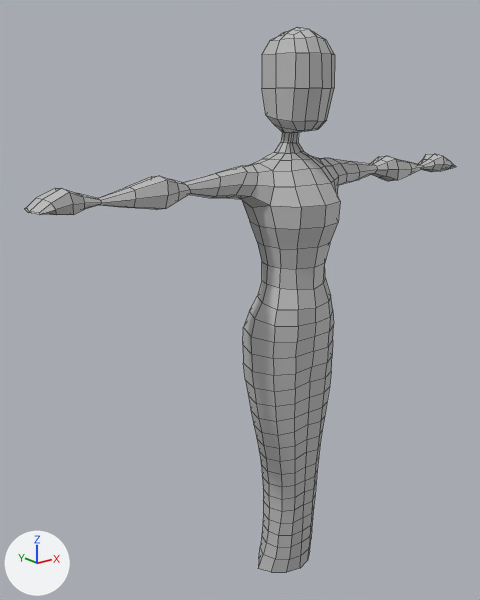
An edit to the FBX model Resources/Models/woman-idle.fbx, drawn before and after from the same camera.
Both versions are drawn from a 50 mm camera at (-0.0985, -0.1075, 0.1136) aimed at (-0.0079, 0.0058, 0.0683). The axes (+X, +Y, +Z) are drawn at lower left. The lights are the same throughout. Mesh edges are drawn as thin lines. Where no turn or scale is listed for an object, it has been applied to the vertices.
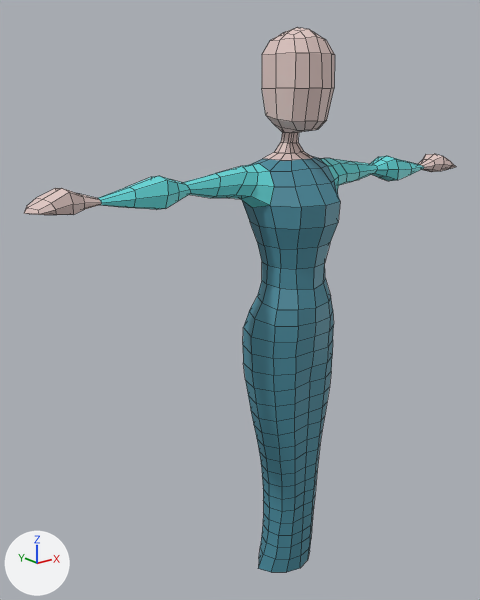
Edits to the bpy script that builds the scene:
```text
Add mat_surfaceshader3:
    mat_surfaceshader3 = principled_material('surfaceShader3')
    mat_surfaceshader3.base_color = (0.125, 0.695, 0.706)  # cyan #63d9db
Add mat_surfaceshader2:
    mat_surfaceshader2 = principled_material('surfaceShader2')
    mat_surfaceshader2.base_color = (0.765, 0.586, 0.555)  # light grey #e3c9c4
Add mat_surfaceshader1:
    mat_surfaceshader1 = principled_material('surfaceShader1')
    mat_surfaceshader1.base_color = (0.0692, 0.269, 0.353)  # cyan #4a8ea0
Change me_mesh:
    used by ob_polysurface1; location = (0.0, 0.0, 0.0)
    remove me_mesh.from_pydata(...)  # 639 vertices, 632 faces; spans x -0.0578..0.0586, y -0.0123..0.007, z 0.0..0.1259
    add me_mesh.from_pydata(...)  # 639 vertices, 632 faces; spans x -0.0586..0.0586, y -0.0123..0.007, z 0.0..0.1259
    me_mesh part 1: all 116 faces centred in x -0.0057..0.0057, y -0.0097..0.004, z 0.1006..0.1254 switch from mat_lambert1 (grey #bcbcbc) to mat_surfaceshader2 (light grey #e3c9c4)
    me_mesh part 2: all 36 faces centred in x -0.0574..-0.047, y -0.0041..0.0024, z 0.094..0.0975 switch from mat_lambert1 (grey #bcbcbc) to mat_surfaceshader2 (light grey #e3c9c4)
    me_mesh part 3: all 36 faces centred in x 0.047..0.0576, y -0.004..0.0024, z 0.094..0.0975 switch from mat_lambert1 (grey #bcbcbc) to mat_surfaceshader2 (light grey #e3c9c4)
    me_mesh part 4: 316 of the faces centred in x -0.0106..0.0106, y -0.0116..0.0064, z 0.0018..0.0996 switch from mat_lambert1 (grey #bcbcbc) to mat_surfaceshader1 (cyan #4a8ea0)
    me_mesh part 5: all 128 faces centred in x -0.0424..0.0424, y -0.0052..0.0037, z 0.0921..0.099 switch from mat_lambert1 (grey #bcbcbc) to mat_surfaceshader3 (cyan #63d9db)
```

Boxes (x1, y1, x2, y2) around the edits, measured in the pictures (480 x 600 px):
part 1 of me_mesh, recoloured
    both: (262, 27, 335, 160)
part 2 of me_mesh, recoloured
    both: (37, 188, 101, 215)
part 3 of me_mesh, recoloured
    both: (419, 154, 456, 172)
part 4 of me_mesh, recoloured (grey to cyan)
    both: (242, 159, 340, 572)
part 5 of me_mesh, recoloured (grey to cyan)
    both: (98, 156, 424, 209)
